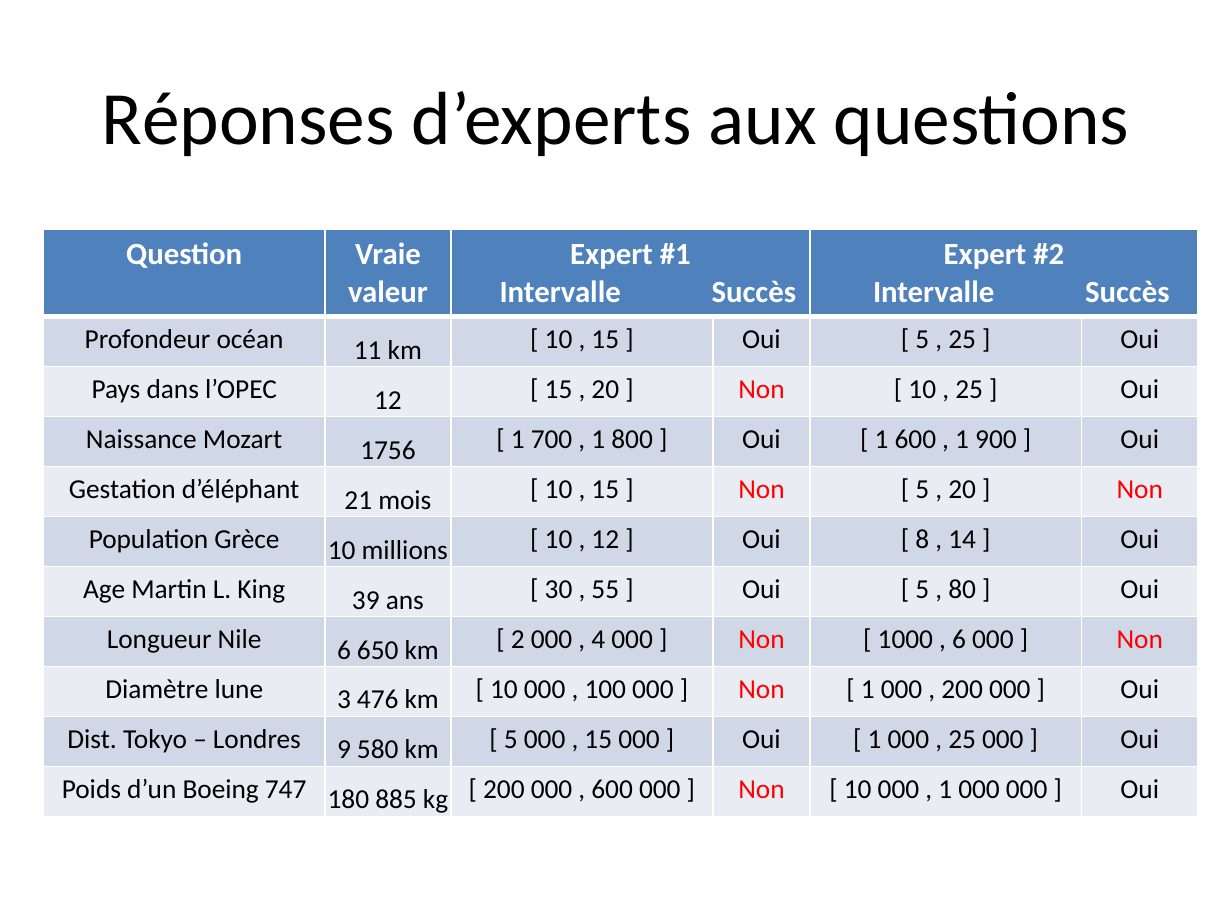
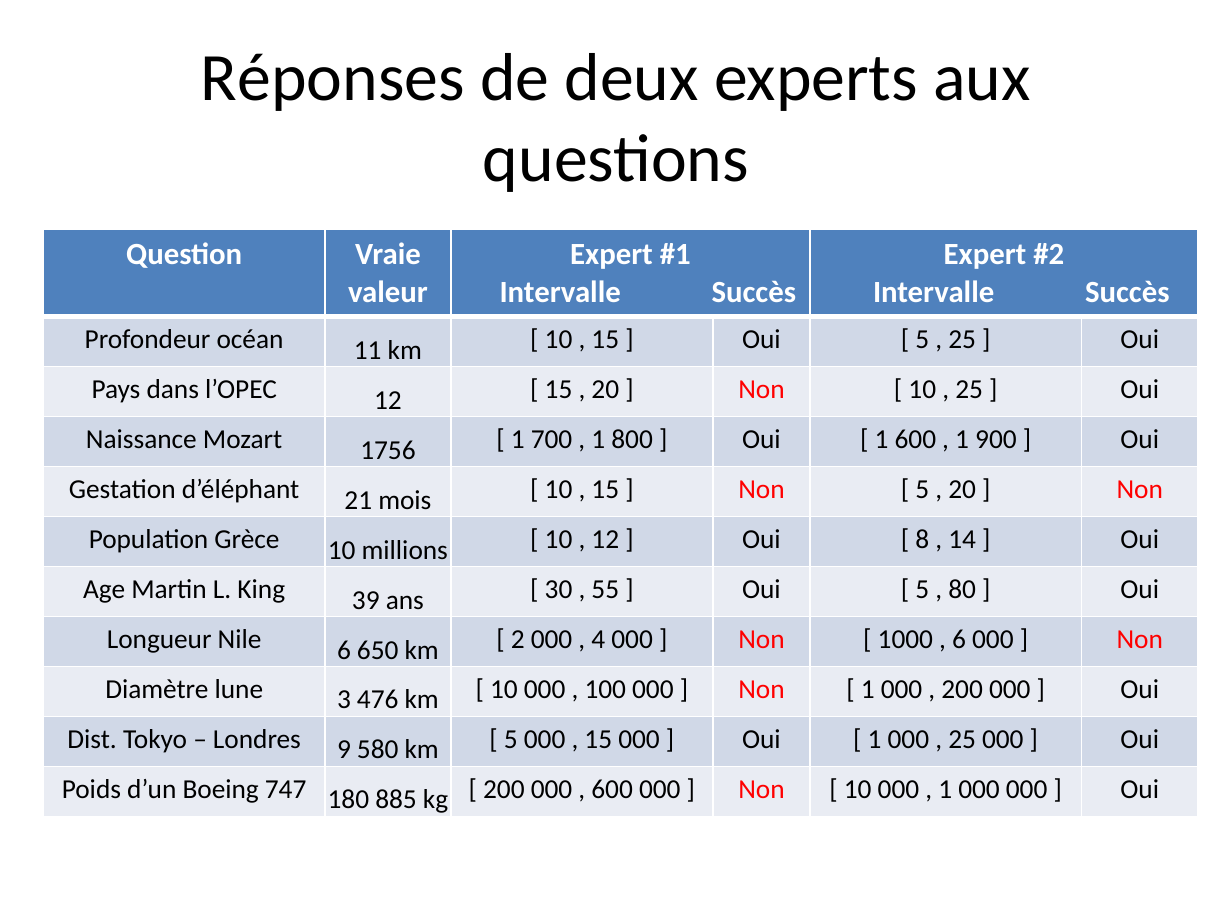
Before and after one commit to erickdelage/60615, a slide deck: slide 2 of Material/RésultatsDuSondage.pptx. Drawn at 1232x924 pixels with LibreOffice and Linux fonts; fonts in the diff are those of the drawing. Boxes give left, top, right and bottom in pixels: in the first picture for what was removed or moved away, otherwise in the second. Text is boxed around its words. In the diff, an @@ line names an element or a change of style, - is before the commit and + after.

```diff
--- a/Material/RésultatsDuSondage.pptx
+++ b/Material/RésultatsDuSondage.pptx
@@ title at box(201, 53, 1030, 192): text changed; size 44 to 39.6 pt @@
-Réponses d’experts aux questions
+Réponses de deux experts aux questions
```
Also in this commit, not shown: 2 other slides changed, 1 other file.
